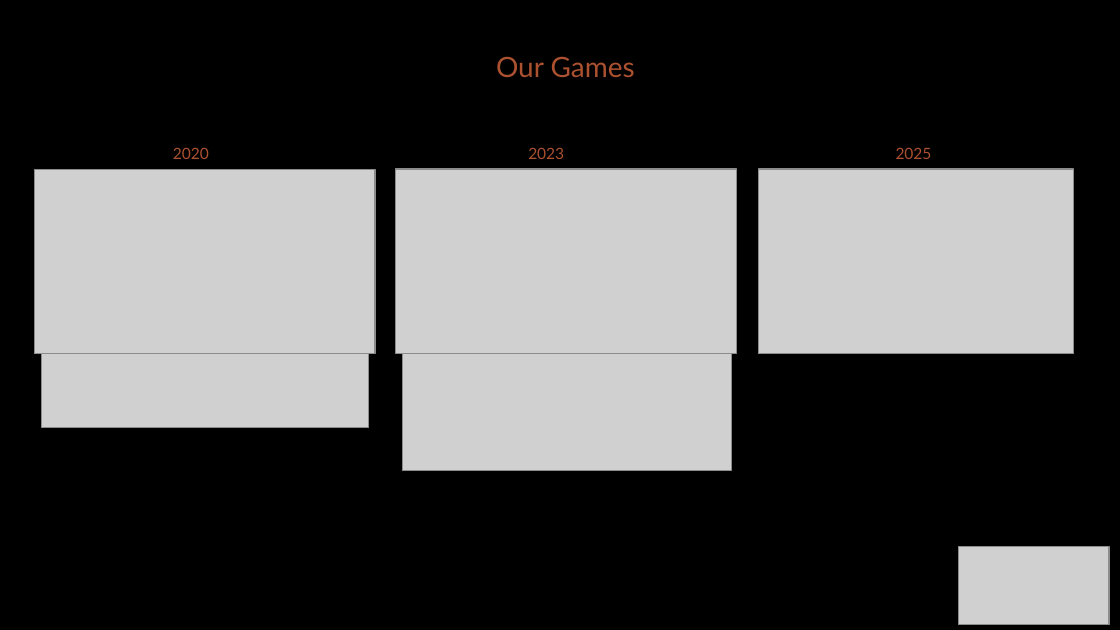
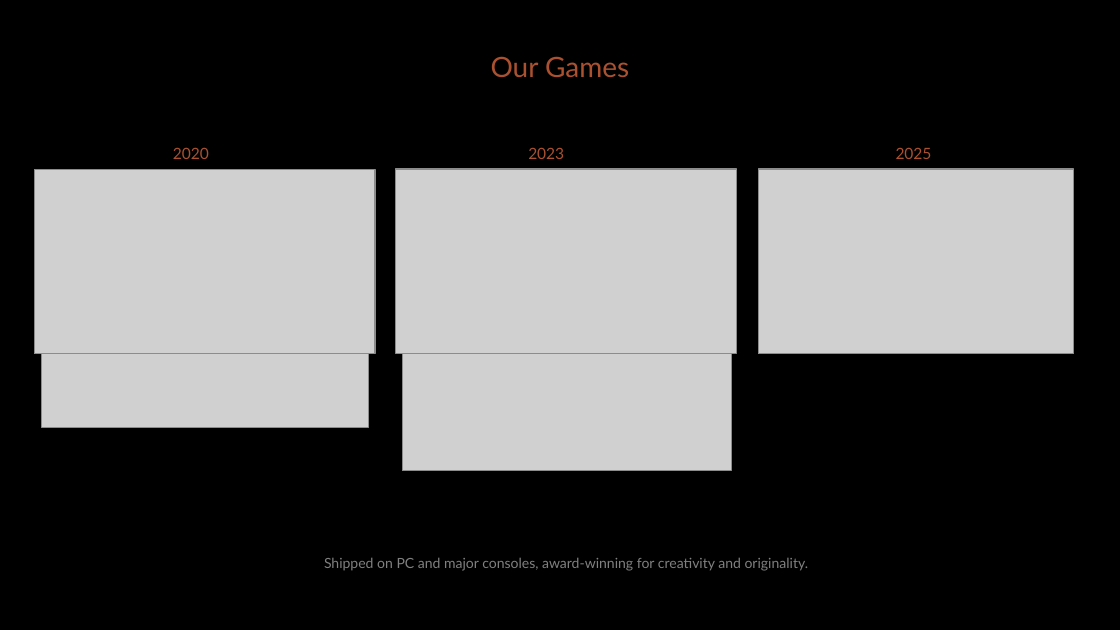
Before and after one commit to diegohcanepa/Remizione, a slide deck: slide 13 of Pitch Deck.pptx (slide 20 before the commit). Drawn at 1120x630 pixels with LibreOffice and Linux fonts; fonts in the diff are those of the drawing; grey boxes stand for pictures. Boxes give left, top, right and bottom in pixels: in the first picture for what was removed or moved away, otherwise in the second. Text is boxed around its words. In the diff, an @@ line names an element or a change of style, - is before the commit and + after.

```diff
--- a/Pitch Deck.pptx
+++ b/Pitch Deck.pptx
@@ text "Our Games": place and size @@
-text "Our Games" at bbox=[496, 56, 635, 77]
+text "Our Games" at bbox=[491, 56, 629, 77]
@@ text added at bbox=[324, 558, 809, 571], 9 pt, text #808080 @@
+Shipped on PC and major consoles, award-winning for creativity and originality.
@@ picture removed at bbox=[959, 547, 1110, 625] @@
```
Also in this commit, not shown: 7 other slides changed, 2 slides added, 9 slides removed, 22 other files.
